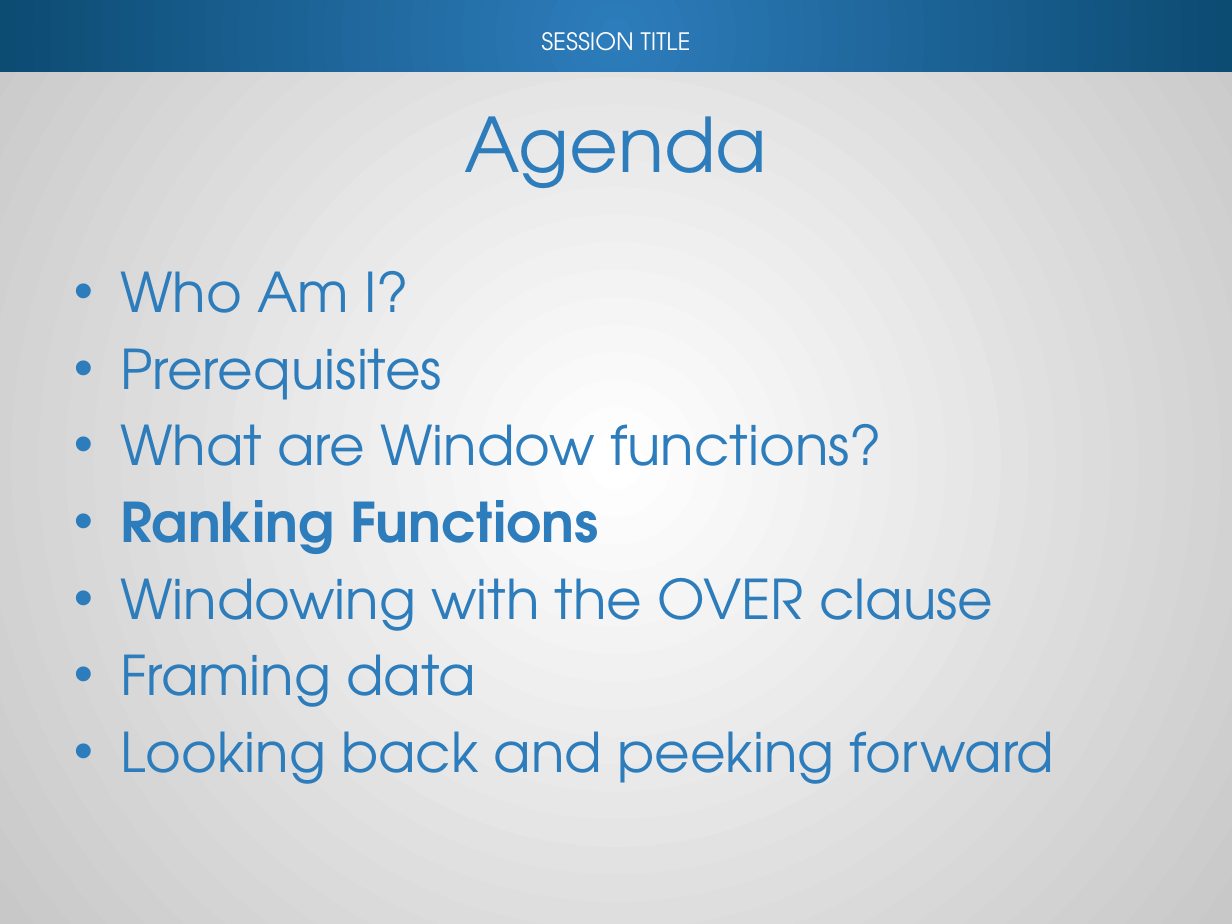
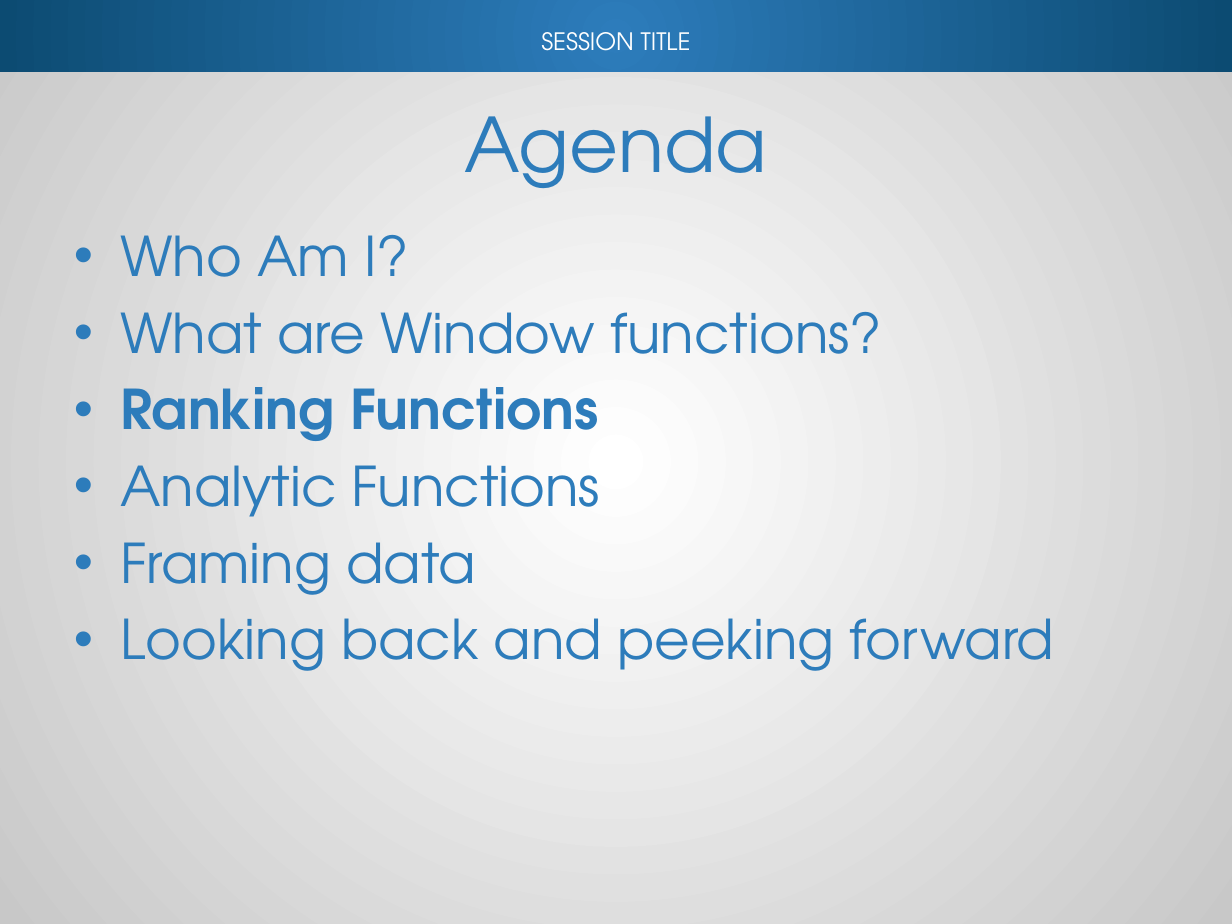
Before and after one commit to reachanu21/T-SQLWindowing, a slide deck: slide 18 of Presentation/TSQL_Windowing.pptx. Drawn at 1232x924 pixels with LibreOffice and Linux fonts; fonts in the diff are those of the drawing; background and template pictures are left out. Boxes give left, top, right and bottom in pixels: in the first picture for what was removed or moved away, otherwise in the second. Text is boxed around its words. In the diff, an @@ line names an element or a change of style, - is before the commit and + after.

```diff
--- a/Presentation/TSQL_Windowing.pptx
+++ b/Presentation/TSQL_Windowing.pptx
@@ text "Who Am I?" at [120,235,1055,671]: vertical alignment middle to top @@
@@ text at [120,348,442,400]: paragraph removed @@
-• Prerequisites
@@ text at [120,465,600,517]: text changed @@
-• Windowing with the OVER clause
+• Analytic Functions
```
Also in this commit, not shown: 12 other slides changed, 3 slides added, 3 other files.
